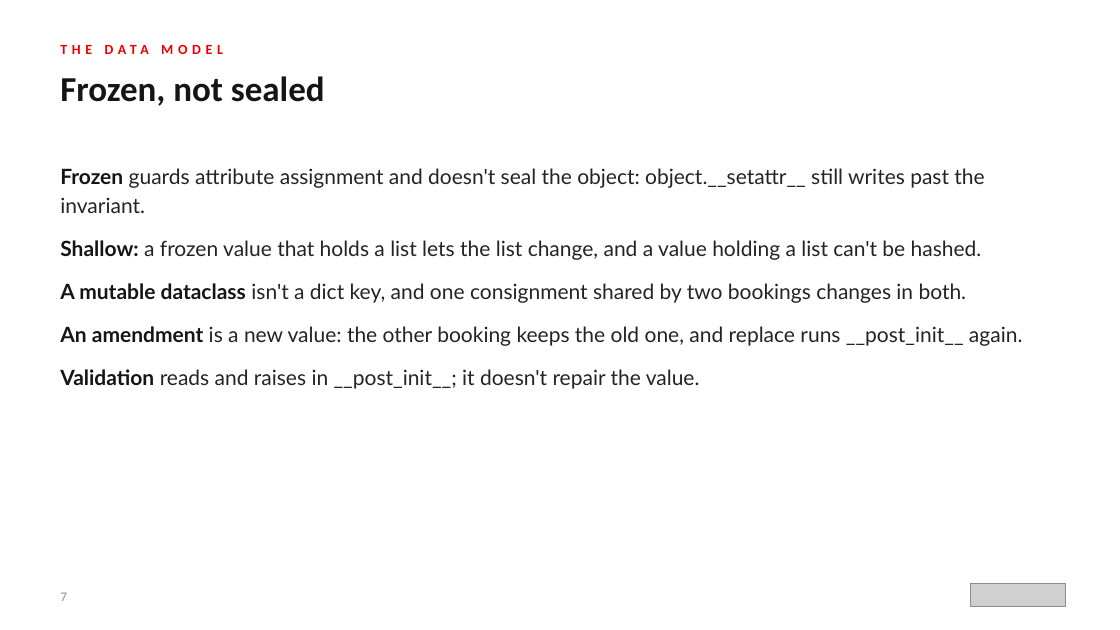
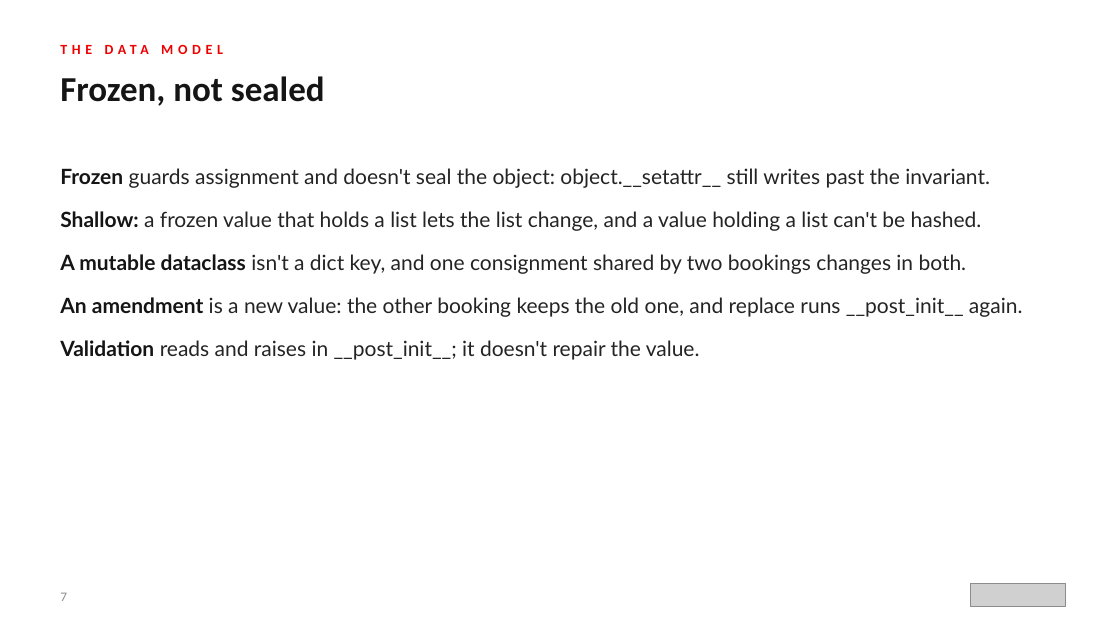
Before and after one commit to patterncatalyst/design-patterns-with-python, a slide deck: slide 7 of presentation/design-patterns-with-python-201-idiomatic-python.pptx. Drawn at 1120x630 pixels with LibreOffice and Linux fonts; fonts in the diff are those of the drawing; grey boxes stand for pictures. Boxes give left, top, right and bottom in pixels: in the first picture for what was removed or moved away, otherwise in the second. Text is boxed around its words. In the diff, an @@ line names an element or a change of style, - is before the commit and + after.

```diff
--- a/presentation/design-patterns-with-python-201-idiomatic-python.pptx
+++ b/presentation/design-patterns-with-python-201-idiomatic-python.pptx
@@ text at box(60, 168, 990, 188): text changed @@
-● Frozen guards attribute assignment and doesn't seal the object: object.__setattr__ still writes past the invariant.
+● Frozen guards assignment and doesn't seal the object: object.__setattr__ still writes past the invariant.
```
Also in this commit, not shown: 4 other slides changed, 13 other files.
